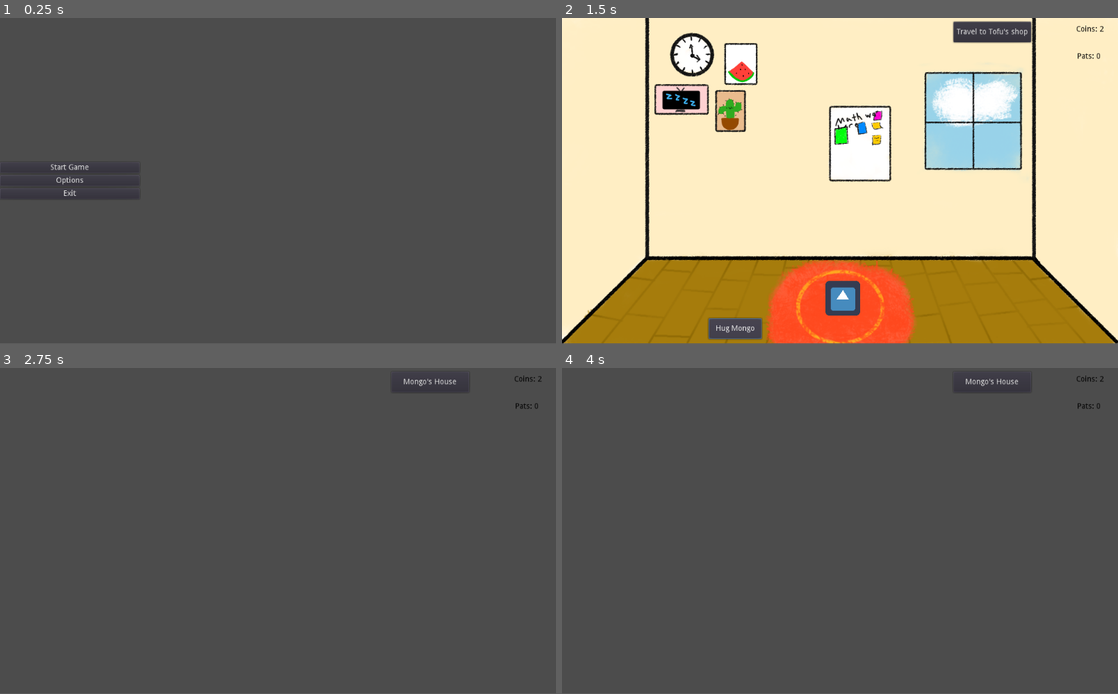
Above: before the commit, frames 1-4 (two rows, left to right).
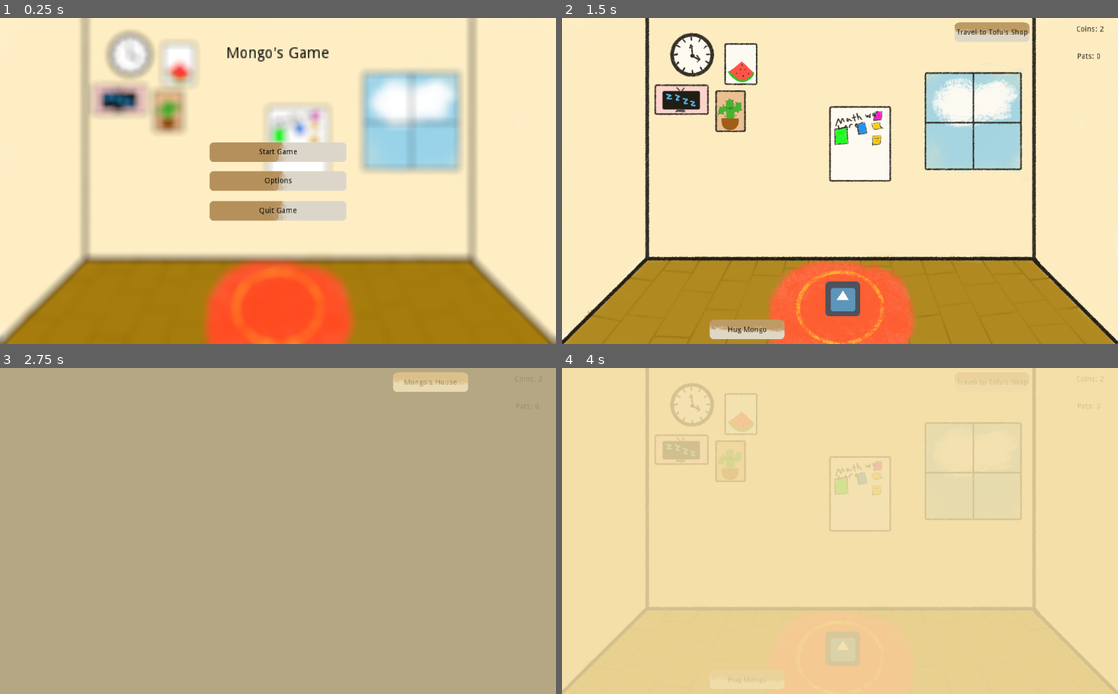
Above: after the commit, the same moments.

Repository: RedCoffeeMug/Mongos-Game
Game: Godot game, scene res://Scenes/Menu.tscn
Two runs of this game, one before a commit and one after it. Both use one fixed random seed, a clock stepped at 60 frames per second and the inputs below. The engine's default icon, where the game draws it, is replaced by a stand-in: a white triangle on a blue panel in a dark square.
Inputs (mouse positions are in pixels of both pictures, inside the frame that each line leads up to):
- Up to frame 1 (0.25 s): no input
- Up to frame 2 (1.5 s): click "Start Game" at 0.5 s; click "Hug Mongo" at 1.25 s
- Up to frame 3 (2.75 s): click (428, 381) at 2 s, where only the run after the commit has a clickable "Travel to Tofu's Shop"
- Up to frame 4 (4 s): click "Mongo's House" at 2.75 s; click (990, 381) at 3.5 s, where only the run before the commit has a clickable "Travel to Tofu's shop"
In our replay, the window is 800x468 before the commit and 800x469 after it. These sizes can differ from the game's own. Grey fills any space a smaller window leaves; there, only what the larger window draws over its background counts as a difference.

The runs differ from the first frame. In frame 1, 100% of the frame differs, in the area x 0-100%, y 0-100%; in frame 2, 7.2%; in frame 3, 100%; in frame 4, 100%.

Commit message:
Began new UI. New button texture, loading screen, menu background

Diff:
--- a/Scenes/House.tscn
+++ b/Scenes/House.tscn
@@ -1,10 +1,11 @@
-[gd_scene load_steps=6 format=2]
+[gd_scene load_steps=7 format=2]
 
 [ext_resource path="res://scripts/Mongo.gd" type="Script" id=1]
 [ext_resource path="res://scripts/House.gd" type="Script" id=2]
 [ext_resource path="res://icon.png" type="Texture" id=3]
 [ext_resource path="res://assets/House-empty.png" type="Texture" id=4]
 [ext_resource path="res://Scenes/Pause_Menu.tscn" type="PackedScene" id=5]
+[ext_resource path="res://assets/Button_normal.png" type="Texture" id=6]
 
 [node name="House" type="Node2D"]
 script = ExtResource( 2 )
@@ -39,23 +40,41 @@
 align = 1
 valign = 1
 
-[node name="Hug_Button" type="Button" parent="."]
-margin_left = 270.0
-margin_top = 554.0
-margin_right = 368.0
-margin_bottom = 592.0
-text = "Hug Mongo"
-
-[node name="Shop_Button" type="Button" parent="."]
+[node name="Travel_Button" type="TextureButton" parent="."]
 margin_left = 721.0
 margin_top = 7.0
 margin_right = 864.0
-margin_bottom = 45.0
-text = "Travel to Tofu's shop"
+margin_bottom = 47.0
+texture_normal = ExtResource( 6 )
+
+[node name="Label" type="Label" parent="Travel_Button"]
+modulate = Color( 0, 0, 0, 1 )
+anchor_right = 1.0
+anchor_bottom = 1.0
+custom_colors/font_outline_modulate = Color( 0, 0, 0, 1 )
+text = "Travel to Tofu's Shop"
+align = 1
+valign = 1
+
+[node name="HugMongo_Button" type="TextureButton" parent="."]
+margin_left = 270.0
+margin_top = 554.0
+margin_right = 413.0
+margin_bottom = 594.0
+texture_normal = ExtResource( 6 )
+
+[node name="Label" type="Label" parent="HugMongo_Button"]
+modulate = Color( 0, 0, 0, 1 )
+anchor_right = 1.0
+anchor_bottom = 1.0
+custom_colors/font_outline_modulate = Color( 0, 0, 0, 1 )
+text = "Hug Mongo"
+align = 1
+valign = 1
 
 [node name="PauseMenu" parent="." instance=ExtResource( 5 )]
 visible = false
 
 [connection signal="pats_changed" from="Mongo" to="." method="_on_Mongo_pats_changed"]
-[connection signal="pressed" from="Hug_Button" to="." method="_on_Hug_Button_pressed"]
-[connection signal="pressed" from="Shop_Button" to="." method="_on_Shop_Button_pressed"]
+[connection signal="pressed" from="Travel_Button" to="." method="_on_Travel_Button_pressed"]
+[connection signal="pressed" from="HugMongo_Button" to="." method="_on_HugMongo_Button_pressed"]
--- a/Scenes/Menu.tscn
+++ b/Scenes/Menu.tscn
@@ -1,37 +1,87 @@
-[gd_scene load_steps=2 format=2]
+[gd_scene load_steps=5 format=2]
 
 [ext_resource path="res://scripts/Menu.gd" type="Script" id=1]
+[ext_resource path="res://assets/House_Blur.png" type="Texture" id=2]
+[ext_resource path="res://assets/MenuButton_Normal.png" type="Texture" id=3]
+[ext_resource path="res://assets/Options_Menu.png" type="Texture" id=4]
 
 [node name="Menu" type="Control"]
 anchor_right = 1.0
 anchor_bottom = 1.0
 script = ExtResource( 1 )
 
-[node name="VBoxContainer" type="VBoxContainer" parent="."]
+[node name="Background" type="TextureRect" parent="."]
+margin_right = 1024.0
+margin_bottom = 600.0
+texture = ExtResource( 2 )
+
+[node name="StartButton" type="TextureButton" parent="."]
+anchor_left = 0.5
 anchor_top = 0.5
+anchor_right = 0.5
 anchor_bottom = 0.5
-margin_top = -112.0
-margin_right = 257.0
-margin_bottom = 112.0
-alignment = 1
+margin_left = -128.5
+margin_top = -73.0
+margin_right = 128.5
+margin_bottom = -33.0
+texture_normal = ExtResource( 3 )
 
-[node name="StartButton" type="Button" parent="VBoxContainer"]
-margin_top = 78.0
-margin_right = 257.0
-margin_bottom = 98.0
+[node name="Label" type="Label" parent="StartButton"]
+modulate = Color( 0, 0, 0, 1 )
+anchor_right = 1.0
+anchor_bottom = 1.0
 text = "Start Game"
+align = 1
+valign = 1
 
-[node name="OptionsButton" type="Button" parent="VBoxContainer"]
-margin_top = 102.0
-margin_right = 257.0
-margin_bottom = 122.0
+[node name="OptionsButton" type="TextureButton" parent="."]
+anchor_left = 0.5
+anchor_top = 0.5
+anchor_right = 0.5
+anchor_bottom = 0.5
+margin_left = -128.5
+margin_top = -20.0
+margin_right = 128.5
+margin_bottom = 20.0
+texture_normal = ExtResource( 3 )
+
+[node name="Label" type="Label" parent="OptionsButton"]
+modulate = Color( 0, 0, 0, 1 )
+anchor_right = 1.0
+anchor_bottom = 1.0
 text = "Options"
+align = 1
+valign = 1
 
-[node name="ExitButton" type="Button" parent="VBoxContainer"]
-margin_top = 126.0
-margin_right = 257.0
-margin_bottom = 146.0
-text = "Exit"
+[node name="QuitButton" type="TextureButton" parent="."]
+anchor_left = 0.5
+anchor_top = 0.5
+anchor_right = 0.5
+anchor_bottom = 0.5
+margin_left = -128.5
+margin_top = 35.0
+margin_right = 128.5
+margin_bottom = 75.0
+texture_normal = ExtResource( 3 )
+
+[node name="Label" type="Label" parent="QuitButton"]
+modulate = Color( 0, 0, 0, 1 )
+anchor_right = 1.0
+anchor_bottom = 1.0
+text = "Quit Game"
+align = 1
+valign = 1
+
+[node name="Title" type="Label" parent="."]
+modulate = Color( 0, 0, 0, 1 )
+anchor_left = 0.5
+anchor_right = 0.5
+margin_left = -177.0
+margin_bottom = 66.0
+rect_scale = Vector2( 2, 2 )
+text = "Mongo's Game"
+align = 1
+valign = 1
 
 [node name="OptionsMenu" type="WindowDialog" parent="."]
 anchor_left = 0.5
@@ -44,6 +94,11 @@
 margin_bottom = 209.0
 window_title = "Options"
 
-[connection signal="pressed" from="VBoxContainer/StartButton" to="." method="_on_StartButton_pressed"]
-[connection signal="pressed" from="VBoxContainer/OptionsButton" to="." method="_on_OptionsButton_pressed"]
-[connection signal="pressed" from="VBoxContainer/ExitButton" to="." method="_on_ExitButton_pressed"]
+[node name="TextureRect" type="TextureRect" parent="OptionsMenu"]
+anchor_right = 1.0
+anchor_bottom = 1.0
+texture = ExtResource( 4 )
+
+[connection signal="pressed" from="StartButton" to="." method="_on_StartButton_pressed"]
+[connection signal="pressed" from="OptionsButton" to="." method="_on_OptionsButton_pressed"]
+[connection signal="pressed" from="QuitButton" to="." method="_on_QuitButton_pressed"]
--- a/Scenes/Pause_Menu.tscn
+++ b/Scenes/Pause_Menu.tscn
@@ -1,7 +1,9 @@
-[gd_scene load_steps=3 format=2]
+[gd_scene load_steps=5 format=2]
 
 [ext_resource path="res://assets/Blur.png" type="Texture" id=1]
 [ext_resource path="res://scripts/Pause_Menu.gd" type="Script" id=2]
+[ext_resource path="res://assets/MenuButton_Normal.png" type="Texture" id=3]
+[ext_resource path="res://assets/Options_Menu.png" type="Texture" id=4]
 
 [node name="PauseMenu" type="Control"]
 anchor_right = 1.0
@@ -13,26 +15,50 @@
 margin_bottom = 600.0
 texture = ExtResource( 1 )
 
-[node name="ContinueButton" type="Button" parent="."]
+[node name="ContinueButton" type="TextureButton" parent="."]
 margin_left = 386.0
 margin_top = 222.0
-margin_right = 638.0
-margin_bottom = 265.0
+margin_right = 643.0
+margin_bottom = 262.0
+texture_normal = ExtResource( 3 )
+
+[node name="Label" type="Label" parent="ContinueButton"]
+modulate = Color( 0, 0, 0, 1 )
+anchor_right = 1.0
+anchor_bottom = 1.0
 text = "Continue"
+align = 1
+valign = 1
 
-[node name="OptionsButton" type="Button" parent="."]
+[node name="OptionsButton" type="TextureButton" parent="."]
 margin_left = 386.0
 margin_top = 298.0
-margin_right = 638.0
-margin_bottom = 341.0
+margin_right = 643.0
+margin_bottom = 338.0
+texture_normal = ExtResource( 3 )
+
+[node name="Label" type="Label" parent="OptionsButton"]
+modulate = Color( 0, 0, 0, 1 )
+anchor_right = 1.0
+anchor_bottom = 1.0
 text = "Options"
+align = 1
+valign = 1
 
-[node name="QuitButton" type="Button" parent="."]
+[node name="MenuButton" type="TextureButton" parent="."]
 margin_left = 386.0
 margin_top = 377.0
-margin_right = 638.0
-margin_bottom = 421.0
+margin_right = 643.0
+margin_bottom = 417.0
+texture_normal = ExtResource( 3 )
+
+[node name="Label" type="Label" parent="MenuButton"]
+modulate = Color( 0, 0, 0, 1 )
+anchor_right = 1.0
+anchor_bottom = 1.0
 text = "Main Menu"
+align = 1
+valign = 1
 
 [node name="OptionsMenu" type="WindowDialog" parent="."]
 anchor_left = 0.5
@@ -45,6 +71,11 @@
 margin_bottom = 209.0
 window_title = "Options"
 
+[node name="TextureRect" type="TextureRect" parent="OptionsMenu"]
+anchor_right = 1.0
+anchor_bottom = 1.0
+texture = ExtResource( 4 )
+
 [connection signal="pressed" from="ContinueButton" to="." method="_on_ContinueButton_pressed"]
 [connection signal="pressed" from="OptionsButton" to="." method="_on_OptionsButton_pressed"]
-[connection signal="pressed" from="QuitButton" to="." method="_on_QuitButton_pressed"]
+[connection signal="pressed" from="MenuButton" to="." method="_on_MenuButton_pressed"]
--- a/Scenes/Shop.tscn
+++ b/Scenes/Shop.tscn
@@ -1,21 +1,12 @@
-[gd_scene load_steps=3 format=2]
+[gd_scene load_steps=4 format=2]
 
 [ext_resource path="res://scripts/Shop.gd" type="Script" id=1]
 [ext_resource path="res://Scenes/Pause_Menu.tscn" type="PackedScene" id=2]
+[ext_resource path="res://assets/Button_normal.png" type="Texture" id=3]
 
 [node name="Shop" type="Node2D"]
+position = Vector2( 1, 0 )
 script = ExtResource( 1 )
-
-[node name="House_Button" type="Button" parent="."]
-anchor_left = 0.5
-anchor_top = 0.5
-anchor_right = 0.5
-anchor_bottom = 0.5
-margin_left = 721.0
-margin_top = 7.0
-margin_right = 864.0
-margin_bottom = 45.0
-text = "Mongo's House"
 
 [node name="Coins" type="Label" parent="."]
 margin_left = 937.0
@@ -37,7 +28,22 @@
 align = 1
 valign = 1
 
+[node name="MongoHouse_Button" type="TextureButton" parent="."]
+margin_left = 721.0
+margin_top = 7.0
+margin_right = 864.0
+margin_bottom = 47.0
+texture_normal = ExtResource( 3 )
+
+[node name="Label" type="Label" parent="MongoHouse_Button"]
+modulate = Color( 0, 0, 0, 1 )
+anchor_right = 1.0
+anchor_bottom = 1.0
+text = "Mongo's House"
+align = 1
+valign = 1
+
 [node name="PauseMenu" parent="." instance=ExtResource( 2 )]
 visible = false
 
-[connection signal="pressed" from="House_Button" to="." method="_on_House_Button_pressed"]
+[connection signal="pressed" from="MongoHouse_Button" to="." method="_on_MongoHouse_Button_pressed"]
--- /dev/null
+++ b/Scenes/scene_transition.tscn
@@ -0,0 +1,49 @@
+[gd_scene load_steps=4 format=2]
+
+[ext_resource path="res://scripts/scene_transition.gd" type="Script" id=1]
+
+[sub_resource type="Animation" id=1]
+resource_name = "RESET"
+length = 0.01
+tracks/0/type = "value"
+tracks/0/path = NodePath("dissolve_rect:modulate")
+tracks/0/interp = 1
+tracks/0/loop_wrap = true
+tracks/0/imported = false
+tracks/0/enabled = true
+tracks/0/keys = {
+"times": PoolRealArray( 0 ),
+"transitions": PoolRealArray( 1 ),
+"update": 0,
+"values": [ Color( 1, 1, 1, 0 ) ]
+}
+
+[sub_resource type="Animation" id=2]
+resource_name = "dissolve"
+length = 0.5
+tracks/0/type = "value"
+tracks/0/path = NodePath("dissolve_rect:modulate")
+tracks/0/interp = 1
+tracks/0/loop_wrap = true
+tracks/0/imported = false
+tracks/0/enabled = true
+tracks/0/keys = {
+"times": PoolRealArray( 0, 0.5 ),
+"transitions": PoolRealArray( 1, 1 ),
+"update": 0,
+"values": [ Color( 1, 1, 1, 0 ), Color( 1, 1, 1, 1 ) ]
+}
+
+[node name="scene_transition" type="CanvasLayer"]
+script = ExtResource( 1 )
+
+[node name="dissolve_rect" type="ColorRect" parent="."]
+modulate = Color( 1, 1, 1, 0 )
+anchor_right = 1.0
+anchor_bottom = 1.0
+mouse_filter = 2
+color = Color( 0.952941, 0.866667, 0.643137, 1 )
+
+[node name="AnimationPlayer" type="AnimationPlayer" parent="."]
+anims/RESET = SubResource( 1 )
+anims/dissolve = SubResource( 2 )
--- a/project.godot
+++ b/project.godot
@@ -17,6 +17,12 @@
 [autoload]
 
 global="*res://scripts/Global_Script.gd"
+SceneTransition="*res://Scenes/scene_transition.tscn"
+
+[display]
+
+window/stretch/mode="2d"
+window/stretch/aspect="expand"
 
 [gui]
 
--- a/scripts/House.gd
+++ b/scripts/House.gd
@@ -16,13 +16,10 @@
 	pats.text = "Pats: " + str(global.pats)
 
 
-#ADD COOLDOWN
-func _on_Hug_Button_pressed():
+func _on_Travel_Button_pressed():
+	SceneTransition.change_scene("res://Scenes/Shop.tscn")
+
+
+func _on_HugMongo_Button_pressed():
 	global.coins += 2
 	coins.text = "Coins: " + str(global.coins)
-
-
-
-
-func _on_Shop_Button_pressed():
-	get_tree().change_scene("res://Scenes/Shop.tscn")
--- a/scripts/Menu.gd
+++ b/scripts/Menu.gd
@@ -4,12 +4,12 @@
 
 
 func _on_StartButton_pressed():
-	get_tree().change_scene("res://Scenes/House.tscn")
+	SceneTransition.change_scene("res://Scenes/House.tscn")
 
 
 func _on_OptionsButton_pressed():
 	popup.visible = true
 
 
-func _on_ExitButton_pressed():
+func _on_QuitButton_pressed():
 	get_tree().quit()
--- a/scripts/Pause_Menu.gd
+++ b/scripts/Pause_Menu.gd
@@ -23,8 +23,6 @@
 	popup.visible = true
 
 
-
-
-func _on_QuitButton_pressed():
+func _on_MenuButton_pressed():
 	visible = false
-	get_tree().change_scene("res://Scenes/Menu.tscn")
+	SceneTransition.change_scene("res://Scenes/Menu.tscn")
--- a/scripts/Shop.gd
+++ b/scripts/Shop.gd
@@ -8,5 +8,6 @@
 	coins.text = "Coins: " + str(global.coins)
 	pats.text = "Pats: " + str(global.pats)
 
-func _on_House_Button_pressed():
-	get_tree().change_scene("res://Scenes/House.tscn")
+
+func _on_MongoHouse_Button_pressed():
+	SceneTransition.change_scene("res://Scenes/House.tscn")
--- /dev/null
+++ b/scripts/scene_transition.gd
@@ -0,0 +1,7 @@
+extends CanvasLayer
+
+func change_scene(target: String) -> void:
+	$AnimationPlayer.play("dissolve")
+	yield($AnimationPlayer, 'animation_finished')
+	get_tree().change_scene(target)
+	$AnimationPlayer.play_backwards("dissolve")
Binary file added: assets/Button_normal.png
Not shown, added: assets/Button_normal.png.import
Binary file added: assets/House_Blur.png
Not shown, added: assets/House_Blur.png.import
Binary file added: assets/MenuButton_Normal.png
Not shown, added: assets/MenuButton_Normal.png.import
Binary file added: assets/Options_Menu.png
Not shown, added: assets/Options_Menu.png.import
Not shown, added: assets/Button_Clicked.png~
Not shown, added: assets/Button_normal.png~
Not shown, added: assets/MenuButton_Clicked.png~
Not shown, added: assets/MenuButton_Normal.png~
